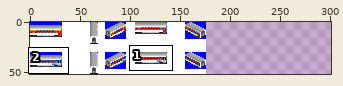
Two states of a sprite sheet, src/wagon/sleeping_car/SLEEPING_CAR.png. Above: a wide view before the commit, with the close-up outlined.
Close-up. Before the commit:
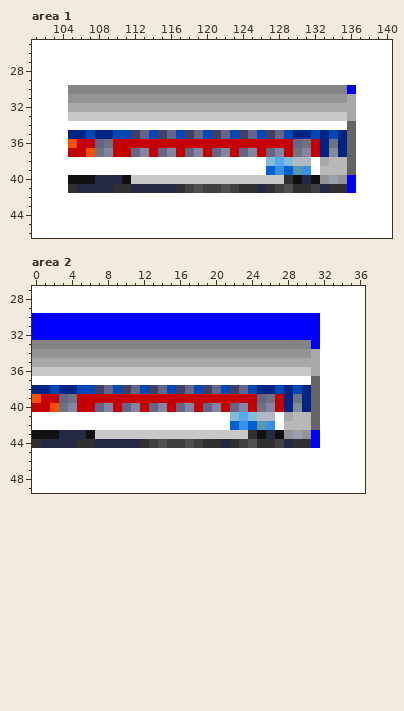
The file is 176x52 pixels. Colours within 5 levels of each other are drawn and written as one. Shown: area 1: x 101..140, y 25..46; area 2: x 0..36, y 27..49. The old version is drawn lined up with the new one, on the new canvas. The commit also changed other parts of the picture, which this record leaves out.
The result:
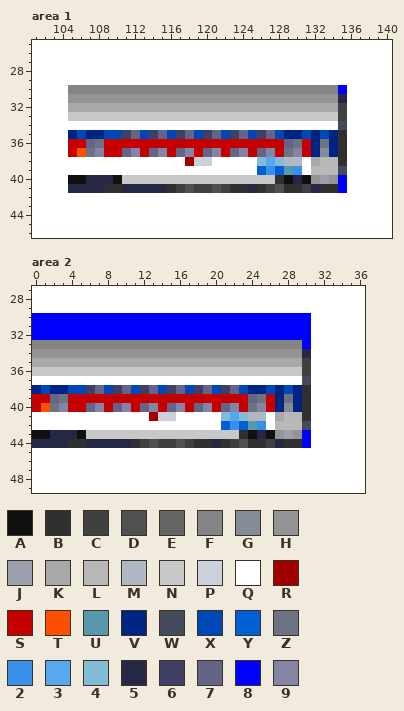
Palette (. is transparent): A #101010  B #303030  C #404040  D #505050  E #646464  F #848484  G #848c98  H #949494  J #9ca0ac  K #a8a8a8  L #b8b8b8  M #b0b8c4  N #c8c8c8  P #ccd0dc  Q #ffffff  R #a00000  S #c40000  T #fc5000  U #5898ac  V #002484  W #444c5c  X #0048b8  Y #0060d4  Z #6c7484  2 #3890e8  3 #58a8f0  4 #84bcd8  5 #242844  6 #404064  7 #646488  8 #0000ff  9 #8484a4
What changed:
canvas 176x52 -> 301x52
--- area 1
@@ x 101..140 @@
 29 QQQQQQQQQQQQQQQQQQQQQQQQQQQQQQQQQQQQQQQQ
-30 QQQQFFFFFFFFFFFFFFFFFFFFFFFFFFFFFFF8QQQQ
-31 QQQQHHHHHHHHHHHHHHHHHHHHHHHHHHHHHHHKQQQQ
-32 QQQQKKKKKKKKKKKKKKKKKKKKKKKKKKKKKKKKQQQQ
-33 QQQQNNNNNNNNNNNNNNNNNNNNNNNNNNNNNNNKQQQQ
-34 QQQQQQQQQQQQQQQQQQQQQQQQQQQQQQQQQQQEQQQQ
-35 QQQQVVXVVXX67X67X67X67X67X67XVVXVXVEQQQQ
-36 QQQQTSS7ZSSSSSSSSSSSSSSSSSSSS7ZSVZVEQQQQ
-37 QQQQSSTZ9SS79S79S79S79S79S79SZ9SVGVEQQQQ
-38 QQQQQQQQQQQQQQQQQQQQQQQQQQ434MMQKLLEQQQQ
-39 QQQQQQQQQQQQQQQQQQQQQQQQQQY2YU2QLLLEQQQQ
-40 QQQQAAA555ANNNNNNNNNNNNNNNNNBA5AHJH8QQQQ
-41 QQQQB5555BB55555BCDCCDCBB5BCDBBC5BB8QQQQ
+30 QQQQFFFFFFFFFFFFFFFFFFFFFFFFFFFFFF8QQQQQ
+31 QQQQHHHHHHHHHHHHHHHHHHHHHHHHHHHHHH5QQQQQ
+32 QQQQKKKKKKKKKKKKKKKKKKKKKKKKKKKKKKCQQQQQ
+33 QQQQNNNNNNNNNNNNNNNNNNNNNNNNNNNNNNCQQQQQ
+34 QQQQQQQQQQQQQQQQQQQQQQQQQQQQQQQQQQWQQQQQ
+35 QQQQVXVVXX67X67X67X67X67X67XVVXVXVBQQQQQ
+36 QQQQSS7ZSSSSSSSSSSSSSSSSSSSS7ZSVZVBQQQQQ
+37 QQQQSTZ9SS79S79S79S79S79S79SZ9SVGVBQQQQQ
+38 QQQQQQQQQQQQQQQQQRPPQQQQQ434MMQKLLBQQQQQ
+39 QQQQQQQQQQQQQQQQQQQQQQQQQY2YU2QLLLWQQQQQ
+40 QQQQAA555ANNNNNNNNNNNNNNNNNBA5AHJH8QQQQQ
+41 QQQQ5555BB55555BCDCCDCBB5BCDBBC5BB8QQQQQ
 42 QQQQQQQQQQQQQQQQQQQQQQQQQQQQQQQQQQQQQQQQ
--- area 2
@@ x 0..36 @@
 29 QQQQQQQQQQQQQQQQQQQQQQQQQQQQQQQQQQQQQ
-30 88888888888888888888888888888888QQQQQ
-31 88888888888888888888888888888888QQQQQ
-32 88888888888888888888888888888888QQQQQ
-33 FFFFFFFFFFFFFFFFFFFFFFFFFFFFFFF8QQQQQ
-34 HHHHHHHHHHHHHHHHHHHHHHHHHHHHHHHKQQQQQ
-35 KKKKKKKKKKKKKKKKKKKKKKKKKKKKKKKKQQQQQ
-36 NNNNNNNNNNNNNNNNNNNNNNNNNNNNNNNKQQQQQ
-37 QQQQQQQQQQQQQQQQQQQQQQQQQQQQQQQEQQQQQ
-38 VVXVVXX67X67X67X67X67X67XVVXVXVEQQQQQ
-39 TSS7ZSSSSSSSSSSSSSSSSSSSS7ZSVZVEQQQQQ
-40 SSTZ9SS79S79S79S79S79S79SZ9SVGVEQQQQQ
-41 QQQQQQQQQQQQQQQQQQQQQQ434MMQKLLEQQQQQ
-42 QQQQQQQQQQQQQQQQQQQQQQY2YU2QLLLEQQQQQ
-43 AAA555ANNNNNNNNNNNNNNNNNBA5AHJH8QQQQQ
-44 B5555BB55555BCDCCDCBB5BCDBBC5BB8QQQQQ
+30 8888888888888888888888888888888QQQQQQ
+31 8888888888888888888888888888888QQQQQQ
+32 8888888888888888888888888888888QQQQQQ
+33 FFFFFFFFFFFFFFFFFFFFFFFFFFFFFF8QQQQQQ
+34 HHHHHHHHHHHHHHHHHHHHHHHHHHHHHH5QQQQQQ
+35 KKKKKKKKKKKKKKKKKKKKKKKKKKKKKKCQQQQQQ
+36 NNNNNNNNNNNNNNNNNNNNNNNNNNNNNNCQQQQQQ
+37 QQQQQQQQQQQQQQQQQQQQQQQQQQQQQQWQQQQQQ
+38 VXVVXX67X67X67X67X67X67XVVXVXVBQQQQQQ
+39 SS7ZSSSSSSSSSSSSSSSSSSSS7ZSVZVBQQQQQQ
+40 STZ9SS79S79S79S79S79S79SZ9SVGVBQQQQQQ
+41 QQQQQQQQQQQQQRPPQQQQQ434MMQKLLBQQQQQQ
+42 QQQQQQQQQQQQQQQQQQQQQY2YU2QLLLWQQQQQQ
+43 AA555ANNNNNNNNNNNNNNNNNBA5AHJH8QQQQQQ
+44 5555BB55555BCDCCDCBB5BCDBBC5BB8QQQQQQ
 45 QQQQQQQQQQQQQQQQQQQQQQQQQQQQQQQQQQQQQ
